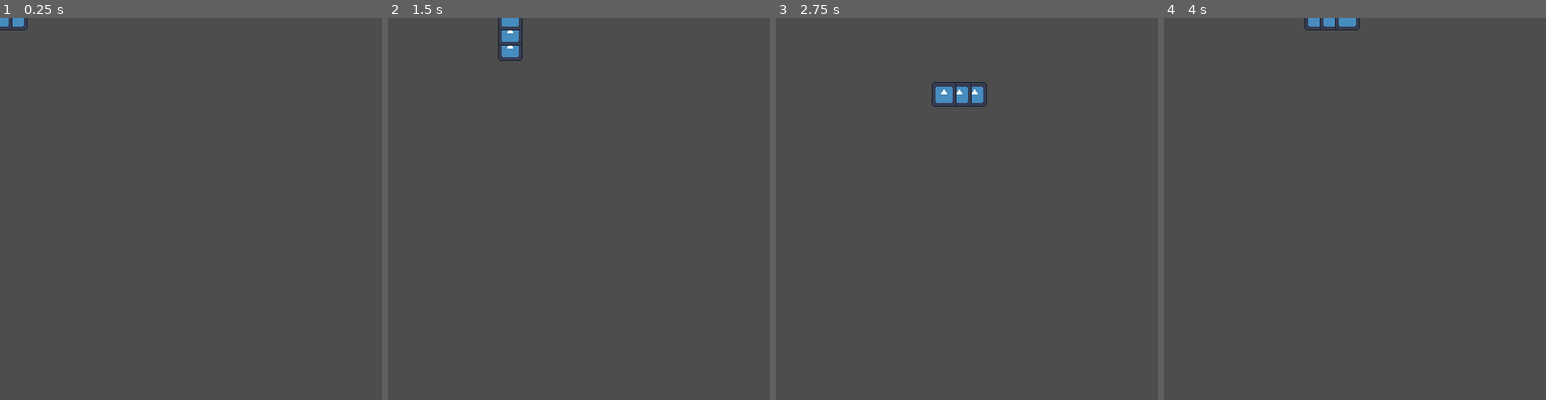
Above: before the commit, frames 1-4 (left to right).
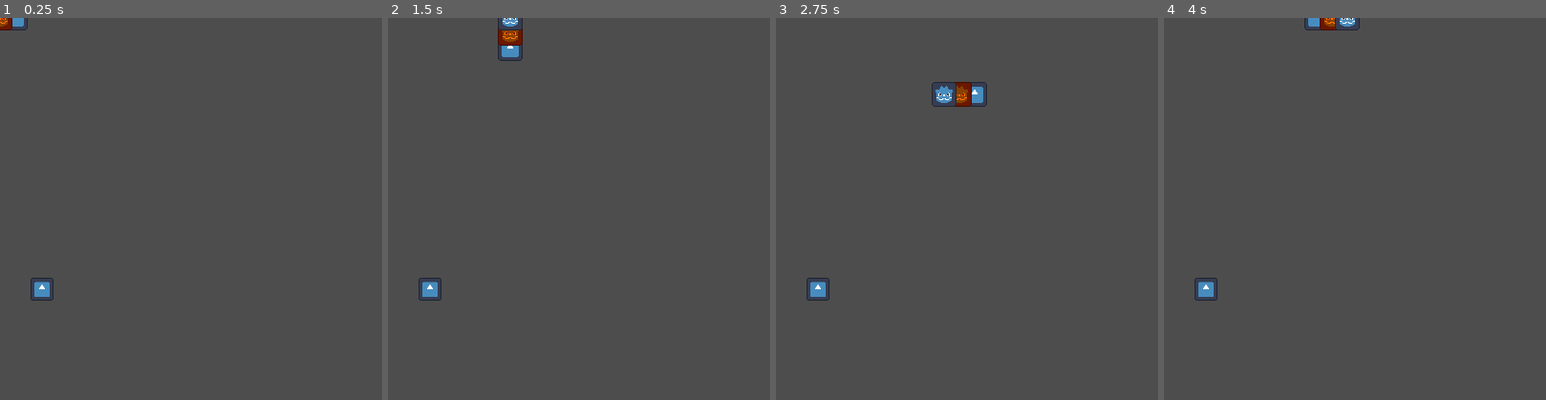
Above: after the commit, the same moments.

Repository: biageez/tartigradesrepo
Game: Godot game, scene res://tardigradegameController.tscn
Same seed, same stepped clock (60 frames per second), same inputs: the game is played once before the commit and once after it. The engine's default icon, where the game draws it, is replaced by a stand-in: a white triangle on a blue panel in a dark square.
Inputs:
- Up to frame 1 (0.25 s): no input
- Up to frame 2 (1.5 s): tap Enter at 0.5 s; hold Right (ui_right) 0.53-1.28 s; tap Space at 1.25 s; hold Down (ui_down) from 1.28 s (still down)
- Up to frame 3 (2.75 s): release Down (ui_down) at 2.03 s; hold Right (ui_right) from 2.03 s (still down)
- Up to frame 4 (4 s): release Right (ui_right) at 2.78 s; hold Up (ui_up) 2.78-3.53 s; hold Left (ui_left) from 3.53 s (still down)
The pictures show only the part of the screen within x 0-50%, y 0-50%; the shares and areas given below are measured in that part.

The runs differ from the first frame. In frame 1, 0.3% of the frame differs, in the area x 0-14%, y 0-74%; in frame 2, 0.5%; in frame 3, 0.6%, in the area x 8-52%, y 16-74%; in frame 4, 0.4%.

Commit message:
Tardigrade tummy grows

Diff:
--- a/tartigrades/TardigradeGameController.gd
+++ b/tartigrades/TardigradeGameController.gd
@@ -1,30 +1,38 @@
 extends Node2D
 const TILESIZE = 16
-const MOVEDELAY = .15
+var moveDelay = .15
 var moveTimer = 0
 var direction = Vector2(1,0)
 var tardigradeBody = []
 
 func _ready() -> void:
 	for i in range(3):
-		var part = createPart(Vector2(-i, 0), i==0 )
+		var part = createPart(Vector2(-i, 0), i )
 		tardigradeBody.append(part)
 	pass
 
 func _process(delta: float) -> void:
 	moveTimer += delta
-	if moveTimer >= MOVEDELAY:
+	if moveTimer >= moveDelay:
 		moveTimer = 0
 		moveTardigrade()
 
-	if Input.is_action_just_pressed("ui_up"):
-		direction = Vector2(0,-1)
-	if Input.is_action_just_pressed("ui_down"):
-		direction = Vector2(0,1)
-	if Input.is_action_just_pressed("ui_left"):
-		direction = Vector2(-1,0)
-	if Input.is_action_just_pressed("ui_right"):
-		direction = Vector2(1,0)
+	if Input.is_action_just_pressed("ui_up") and direction != Vector2(0, 1):
+		direction = Vector2(0, -1)
+	if Input.is_action_just_pressed("ui_down") and direction != Vector2(0, -1):
+		direction = Vector2(0, 1)
+	if Input.is_action_just_pressed("ui_left") and direction != Vector2(1, 0):
+		direction = Vector2(-1, 0)
+	if Input.is_action_just_pressed("ui_right") and direction != Vector2(-1, 0):
+		direction = Vector2(1, 0)
+
+func growTardigrade():
+	var middle = tardigradeBody[1]
+	var sprite = middle.get_node_or_null("Sprite2D")
+	if sprite:
+		sprite.scale *= Vector2(1.2, 1.2)
+
+	moveDelay *= .95
 
 func moveTardigrade():
 	var nextPosition = tardigradeBody[0].position + direction * TILESIZE
@@ -36,17 +44,30 @@
 
 	pass
 
-func createPart(position: Vector2, ishead: bool):
+func createPart(position: Vector2, index: int):
 	var part = CharacterBody2D.new()
 	part.position = position *  TILESIZE
 
 	var sprite = Sprite2D.new()
-	sprite.texture = preload("res://icon.svg")
+
+	match index:
+		0:
+			sprite.texture = preload("res://icon.svg")
+		1:
+			sprite.texture = preload("res://middle.svg.png")
+		2:
+			sprite.texture = preload("res://tail.svg")
+		_:
+			sprite.texture = preload("res://middle.svg")
+
+	sprite.name = "Sprite2D"
 	sprite.scale = Vector2(.2,.2)
 	part.add_child(sprite)
+
 	var collisionShape = CollisionShape2D.new()
 	var shape = RectangleShape2D.new()
 	shape.extents = Vector2(TILESIZE/2, TILESIZE/2)
+
 	collisionShape.shape = shape
 	part.add_child(collisionShape)
 
--- /dev/null
+++ b/tartigrades/food.gd
@@ -0,0 +1,11 @@
+extends Area2D
+const TILESIZE = 16
+
+func _ready() -> void:
+	position = Vector2(randi_range(0,40) * TILESIZE, randi_range(0,30) * TILESIZE)
+
+
+func _on_body_entered(body: Node2D) -> void:
+	body.get_parent().growTardigrade()
+	queue_free()
+	pass # Replace with function body.
--- /dev/null
+++ b/tartigrades/food.tscn
@@ -0,0 +1,21 @@
+[gd_scene load_steps=4 format=3 uid="uid://cwts06dwryq4"]
+
+[ext_resource type="Texture2D" uid="uid://dslobkm00x11" path="res://icon.svg" id="1_8txok"]
+[ext_resource type="Script" uid="uid://d004yvay4uvgc" path="res://food.gd" id="1_pohk7"]
+
+[sub_resource type="RectangleShape2D" id="RectangleShape2D_pohk7"]
+size = Vector2(24, 24)
+
+[node name="Food" type="Area2D"]
+script = ExtResource("1_pohk7")
+
+[node name="Sprite2D" type="Sprite2D" parent="."]
+position = Vector2(12, 12)
+scale = Vector2(0.1875, 0.1875)
+texture = ExtResource("1_8txok")
+
+[node name="CollisionShape2D" type="CollisionShape2D" parent="."]
+position = Vector2(12, 12)
+shape = SubResource("RectangleShape2D_pohk7")
+
+[connection signal="body_entered" from="." to="." method="_on_body_entered"]
--- /dev/null
+++ b/tartigrades/middle.svg
@@ -0,0 +1 @@
+<svg xmlns="http://www.w3.org/2000/svg" width="128" height="128"><rect width="124" height="124" x="2" y="2" fill="#363d52" stroke="#212532" stroke-width="4" rx="14"/><g fill="#fff" transform="translate(12.322 12.322)scale(.101)"><path d="M105 673v33q407 354 814 0v-33z"/><path fill="#478cbf" d="m105 673 152 14q12 1 15 14l4 67 132 10 8-61q2-11 15-15h162q13 4 15 15l8 61 132-10 4-67q3-13 15-14l152-14V427q30-39 56-81-35-59-83-108-43 20-82 47-40-37-88-64 7-51 8-102-59-28-123-42-26 43-46 89-49-7-98 0-20-46-46-89-64 14-123 42 1 51 8 102-48 27-88 64-39-27-82-47-48 49-83 108 26 42 56 81zm0 33v39c0 276 813 276 814 0v-39l-134 12-5 69q-2 10-14 13l-162 11q-12 0-16-11l-10-65H446l-10 65q-4 11-16 11l-162-11q-12-3-14-13l-5-69z"/><path d="M483 600c0 34 58 34 58 0v-86c0-34-58-34-58 0z"/><circle cx="725" cy="526" r="90"/><circle cx="299" cy="526" r="90"/></g><g fill="#414042" transform="translate(12.322 12.322)scale(.101)"><circle cx="307" cy="532" r="60"/><circle cx="717" cy="532" r="60"/></g></svg>
--- /dev/null
+++ b/tartigrades/tail.svg
@@ -0,0 +1 @@
+<svg xmlns="http://www.w3.org/2000/svg" width="128" height="128"><rect width="124" height="124" x="2" y="2" fill="#363d52" stroke="#212532" stroke-width="4" rx="14"/><g fill="#fff" transform="translate(12.322 12.322)scale(.101)"><path d="M105 673v33q407 354 814 0v-33z"/><path fill="#478cbf" d="m105 673 152 14q12 1 15 14l4 67 132 10 8-61q2-11 15-15h162q13 4 15 15l8 61 132-10 4-67q3-13 15-14l152-14V427q30-39 56-81-35-59-83-108-43 20-82 47-40-37-88-64 7-51 8-102-59-28-123-42-26 43-46 89-49-7-98 0-20-46-46-89-64 14-123 42 1 51 8 102-48 27-88 64-39-27-82-47-48 49-83 108 26 42 56 81zm0 33v39c0 276 813 276 814 0v-39l-134 12-5 69q-2 10-14 13l-162 11q-12 0-16-11l-10-65H446l-10 65q-4 11-16 11l-162-11q-12-3-14-13l-5-69z"/><path d="M483 600c0 34 58 34 58 0v-86c0-34-58-34-58 0z"/><circle cx="725" cy="526" r="90"/><circle cx="299" cy="526" r="90"/></g><g fill="#414042" transform="translate(12.322 12.322)scale(.101)"><circle cx="307" cy="532" r="60"/><circle cx="717" cy="532" r="60"/></g></svg>
--- a/tartigrades/tardigradegameController.tscn
+++ b/tartigrades/tardigradegameController.tscn
@@ -1,8 +1,11 @@
-[gd_scene load_steps=2 format=3 uid="uid://ck1msl4y2cj5n"]
+[gd_scene load_steps=3 format=3 uid="uid://ck1msl4y2cj5n"]
 
 [ext_resource type="Script" uid="uid://bjyempl57180" path="res://TardigradeGameController.gd" id="1_dmqd7"]
+[ext_resource type="PackedScene" uid="uid://cwts06dwryq4" path="res://food.tscn" id="2_3u368"]
 
 [node name="Node2D" type="Node2D"]
 
 [node name="Tardigrade" type="Node2D" parent="."]
 script = ExtResource("1_dmqd7")
+
+[node name="Food" parent="." instance=ExtResource("2_3u368")]
Not shown, added: tartigrades/food.gd.uid
Not shown, added: tartigrades/middle.svg.import
Binary file added: tartigrades/middle.svg.png
Not shown, added: tartigrades/middle.svg.png.import
Not shown, added: tartigrades/tail.svg.import
